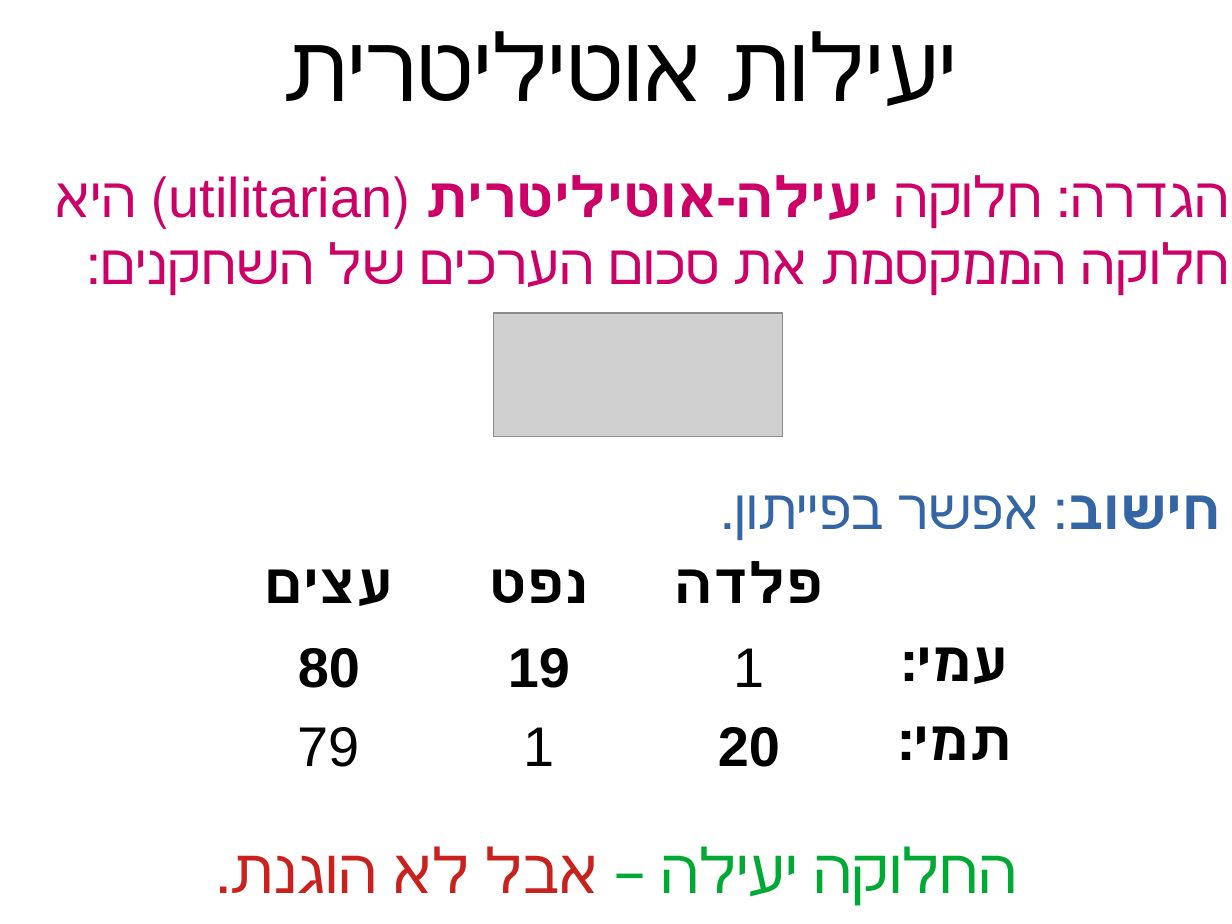
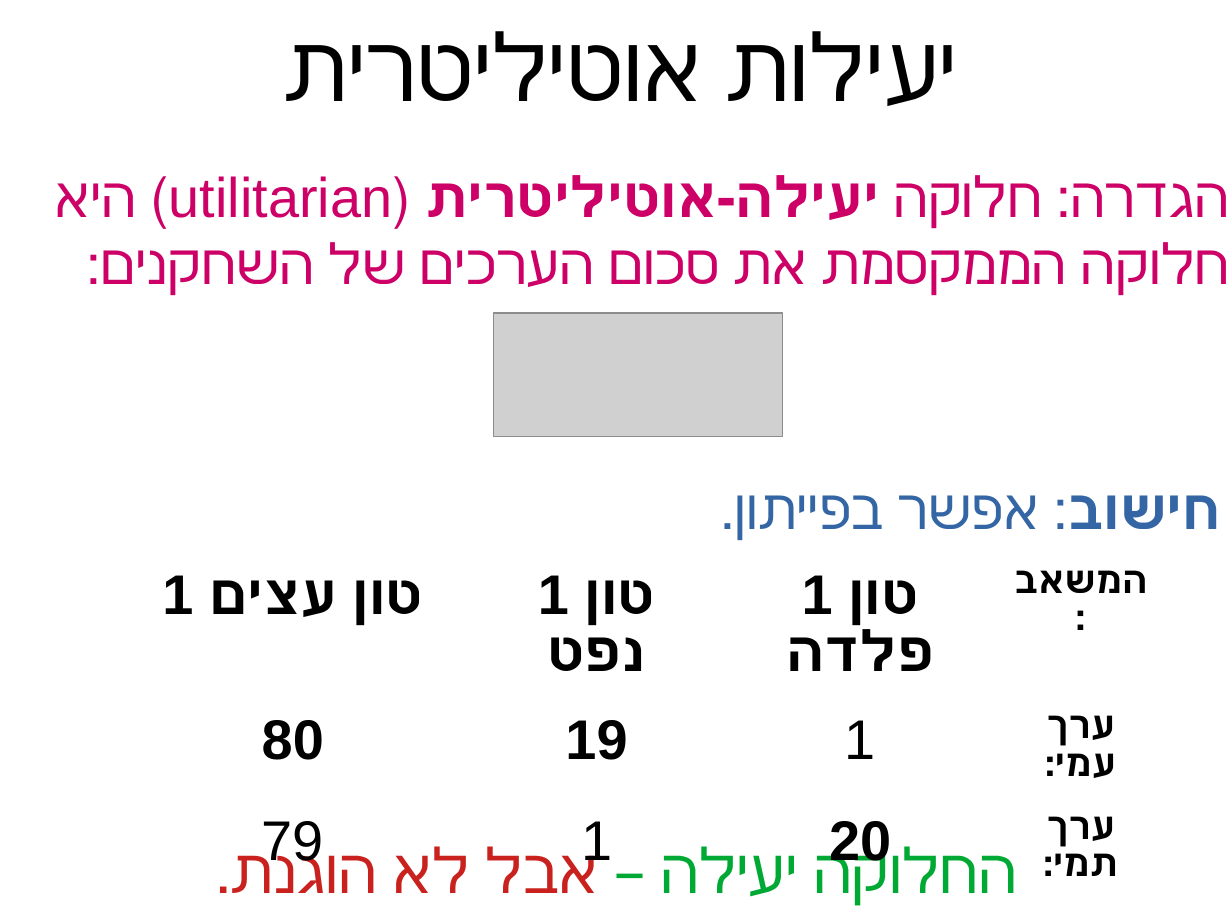
Before and after one commit to erelsgl-at-ariel/algorithms-5785, a slide deck: slide 14 of 02-pareto-efficiency/slides.pptx. Drawn at 1232x924 pixels with LibreOffice and Linux fonts; fonts in the diff are those of the drawing; grey boxes stand for pictures. Boxes give left, top, right and bottom in pixels: in the first picture for what was removed or moved away, otherwise in the second. Text is boxed around its words. In the diff, an @@ line names an element or a change of style, - is before the commit and + after.

```diff
--- a/02-pareto-efficiency/slides.pptx
+++ b/02-pareto-efficiency/slides.pptx
@@ table at [114, 558, 1163, 880] @@
-row 1: עצים | נפט | פלדה | 
+row 1: 1 טון עצים | 1 טון נפט | 1 טון פלדה | המשאב:
-row 2, column 4: עמי:
+row 2, column 4: ערך עמי:
-row 3, column 4: תמי:
+row 3, column 4: ערך תמי:
@@ table: place and size @@
-table at [224, 553, 1058, 798]
+table at [114, 558, 1163, 880]
```
Also in this commit, not shown: 9 other slides changed.
